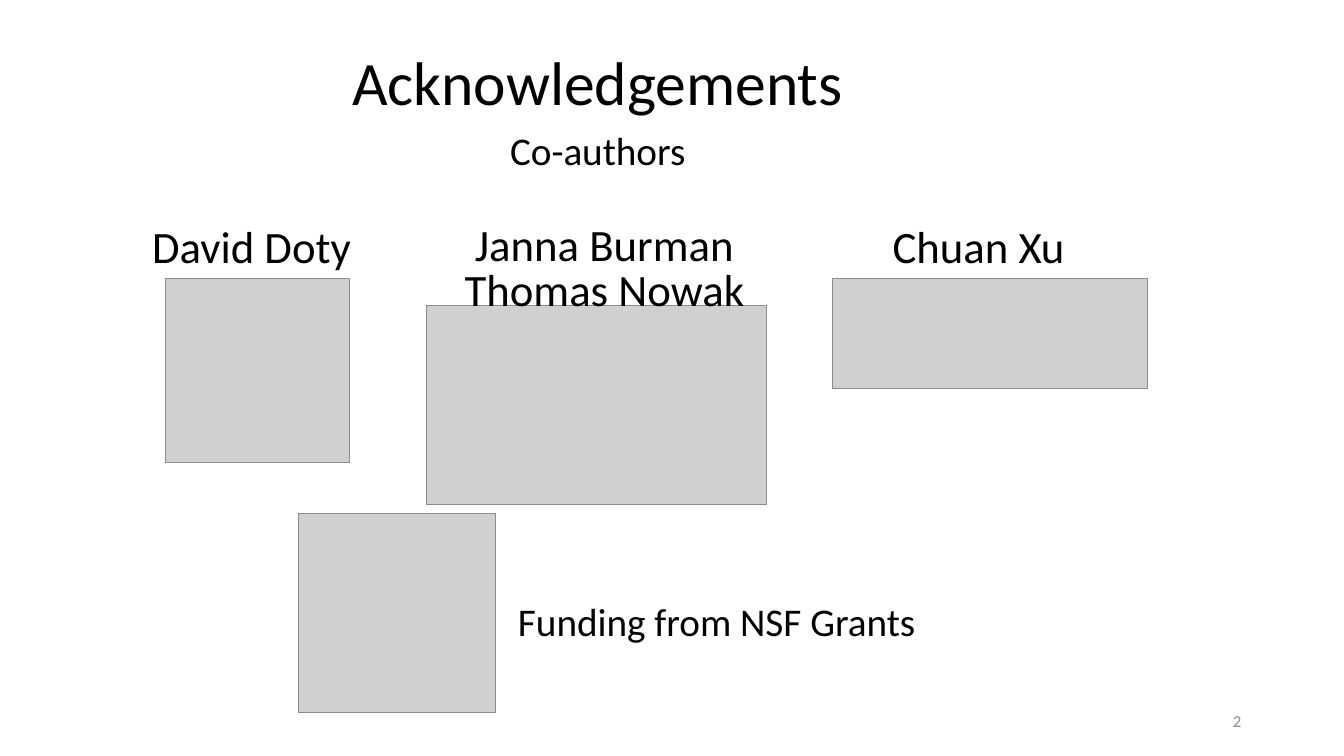
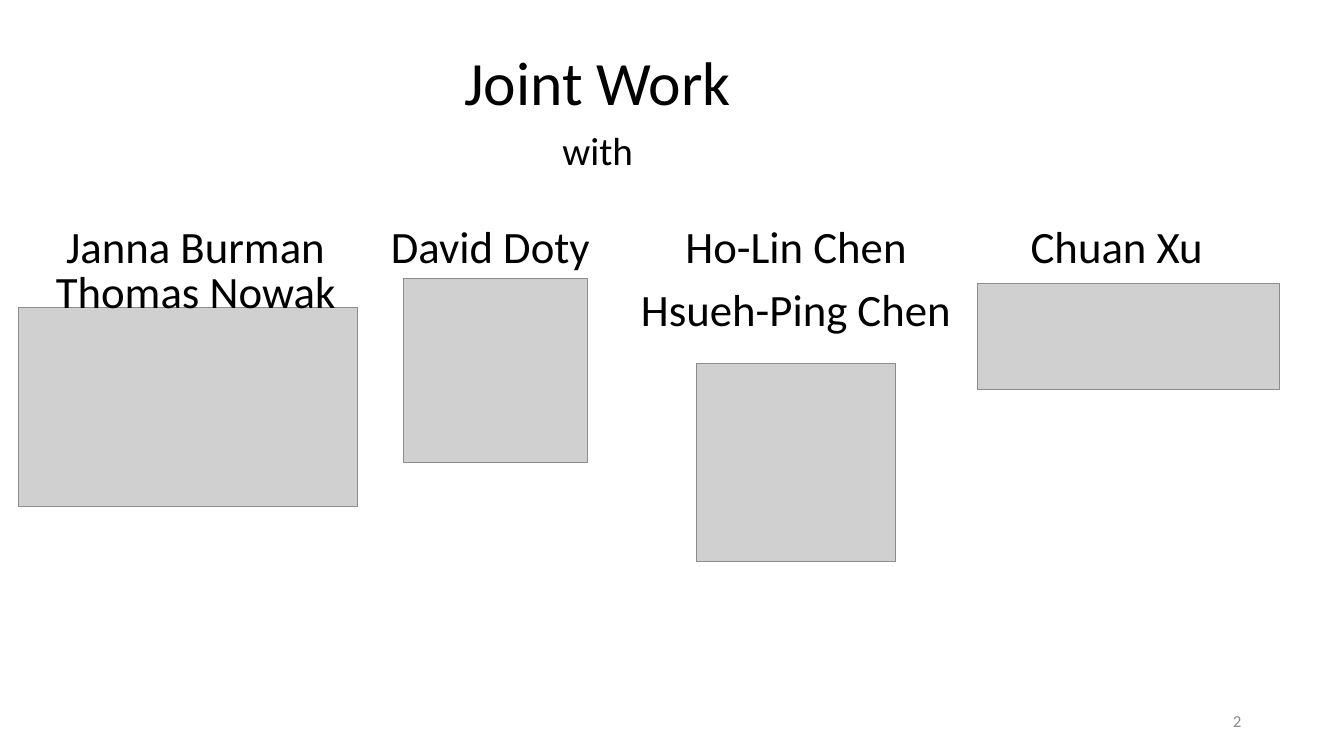
Before and after one commit to EricESeverson/academic-website, a slide deck: slide 2 of static/media/efficient_ssle_talk.pptx. Drawn at 1344x756 pixels with LibreOffice and Linux fonts; fonts in the diff are those of the drawing; grey boxes stand for pictures. Boxes give left, top, right and bottom in pixels: in the first picture for what was removed or moved away, otherwise in the second. Text is boxed around its words. In the diff, an @@ line names an element or a change of style, - is before the commit and + after.

```diff
--- a/static/media/efficient_ssle_talk.pptx
+++ b/static/media/efficient_ssle_talk.pptx
@@ title at (464, 62, 731, 106): text changed @@
-Acknowledgements
+Joint Work
@@ text at (562, 137, 633, 166): text changed @@
-Co-authors
+with
@@ text "David Doty": place and size @@
-text "David Doty" at (152, 232, 350, 271)
+text "David Doty" at (391, 232, 589, 271)
@@ text added at (641, 232, 950, 334), 32 pt, text #000000 @@
+Ho-Lin Chen
+Hsueh-Ping Chen
@@ text "Chuan Xu": place and size @@
-text "Chuan Xu" at (893, 232, 1065, 264)
+text "Chuan Xu" at (1031, 232, 1203, 264)
@@ 2 texts, 1 picture: place and size @@
-2 texts, 1 picture at (427, 232, 767, 504)
+2 texts, 1 picture at (18, 234, 358, 506)
@@ picture: place and size @@
-picture at (165, 278, 350, 463)
+picture at (404, 278, 589, 463)
@@ picture: place and size @@
-picture at (833, 278, 1147, 388)
+picture at (978, 284, 1280, 390)
@@ picture added at (697, 363, 895, 562) @@
@@ picture removed at (298, 514, 496, 713) @@
@@ text removed at (518, 608, 915, 643) @@
-Funding from NSF Grants
```
Also in this commit, not shown: 8 other slides changed, 14 slides added, 18 slides removed, 7 other files.
